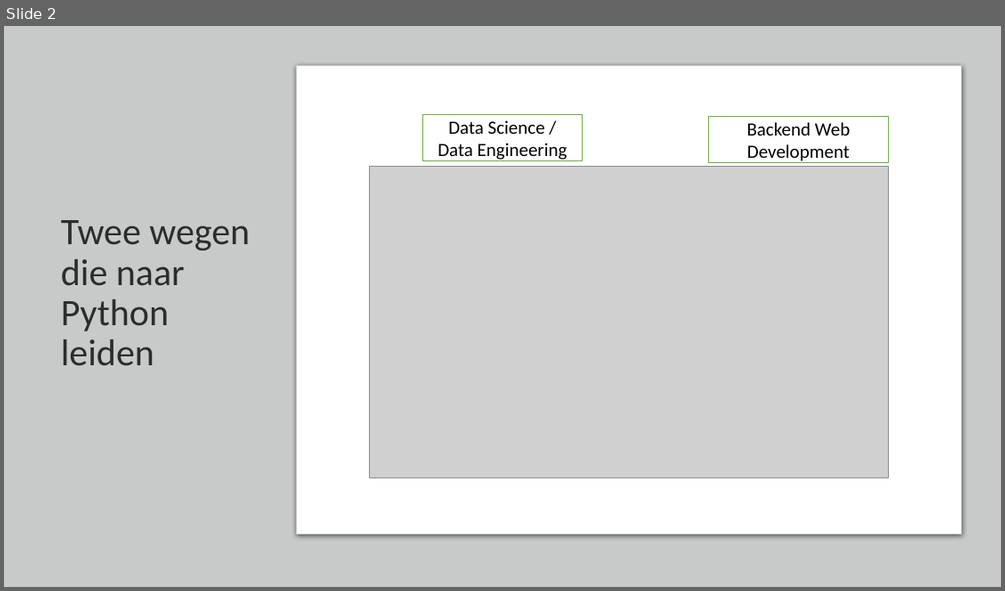
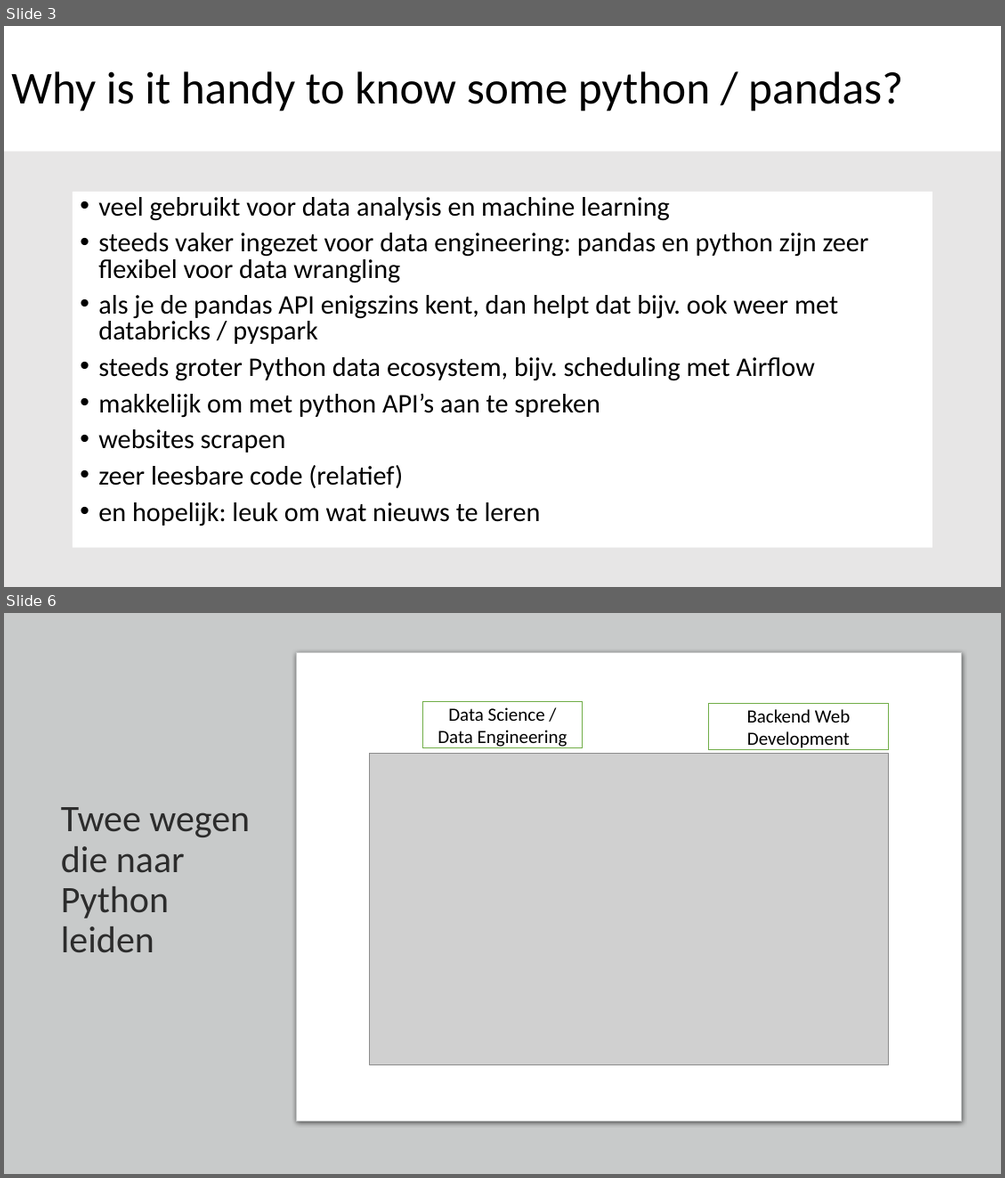
Before and after one commit to SandervandenOord/pandas_training, a slide deck: Pandas_Training_Slides.pptx. Shown one above the other, each under a label of ours: slide 2 before the commit, slides 3 and 6 after it; the slides between them are not shown. The pictures are 1005x591 and 1005x1178 pixels, drawn with LibreOffice and Linux fonts; fonts in the diff are those of the drawing; grey boxes stand for pictures. Boxes give left, top, right and bottom in pixels: in the first picture for what was removed or moved away, otherwise in the second. Text is boxed around its words. In the diff, an @@ line names an element or a change of style, - is before the commit and + after.

Commit message:
added slides on why pandas and python

```diff
--- a/Pandas_Training_Slides.pptx
+++ b/Pandas_Training_Slides.pptx
@@ slide 3 added at (4,26,1001,587), background #E7E6E6 @@
@@ title added at (4,26,1001,151), fill #FFFFFF, 44 pt, text #000000 @@
+Why is it handy to know some python / pandas?
@@ text added at (73,192,933,548), fill #FFFFFF, 25.9 pt, text #000000 @@
+• veel gebruikt voor data analysis en machine learning
+• steeds vaker ingezet voor data engineering: pandas en python zijn zeer flexibel voor data wrangling
+• als je de pandas API enigszins kent, dan helpt dat bijv. ook weer met databricks / pyspark
+• steeds groter Python data ecosystem, bijv. scheduling met Airflow
+• makkelijk om met python API’s aan te spreken
+• websites scrapen
+• zeer leesbare code (relatief)
+• en hopelijk: leuk om wat nieuws te leren
@@ what was slide 2 is now slide 6 @@
```
Also in this commit, not shown: 4 other slides added.
